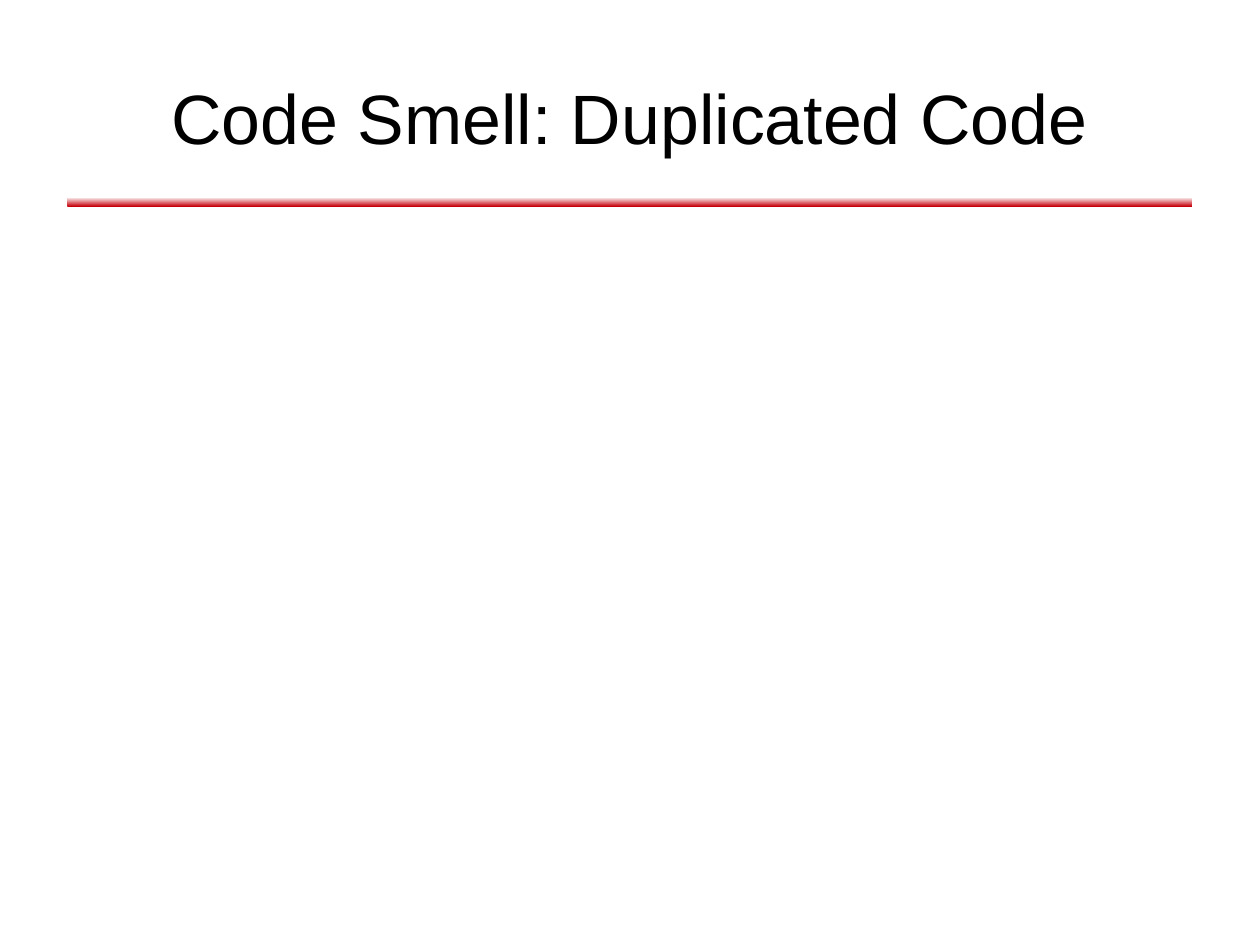
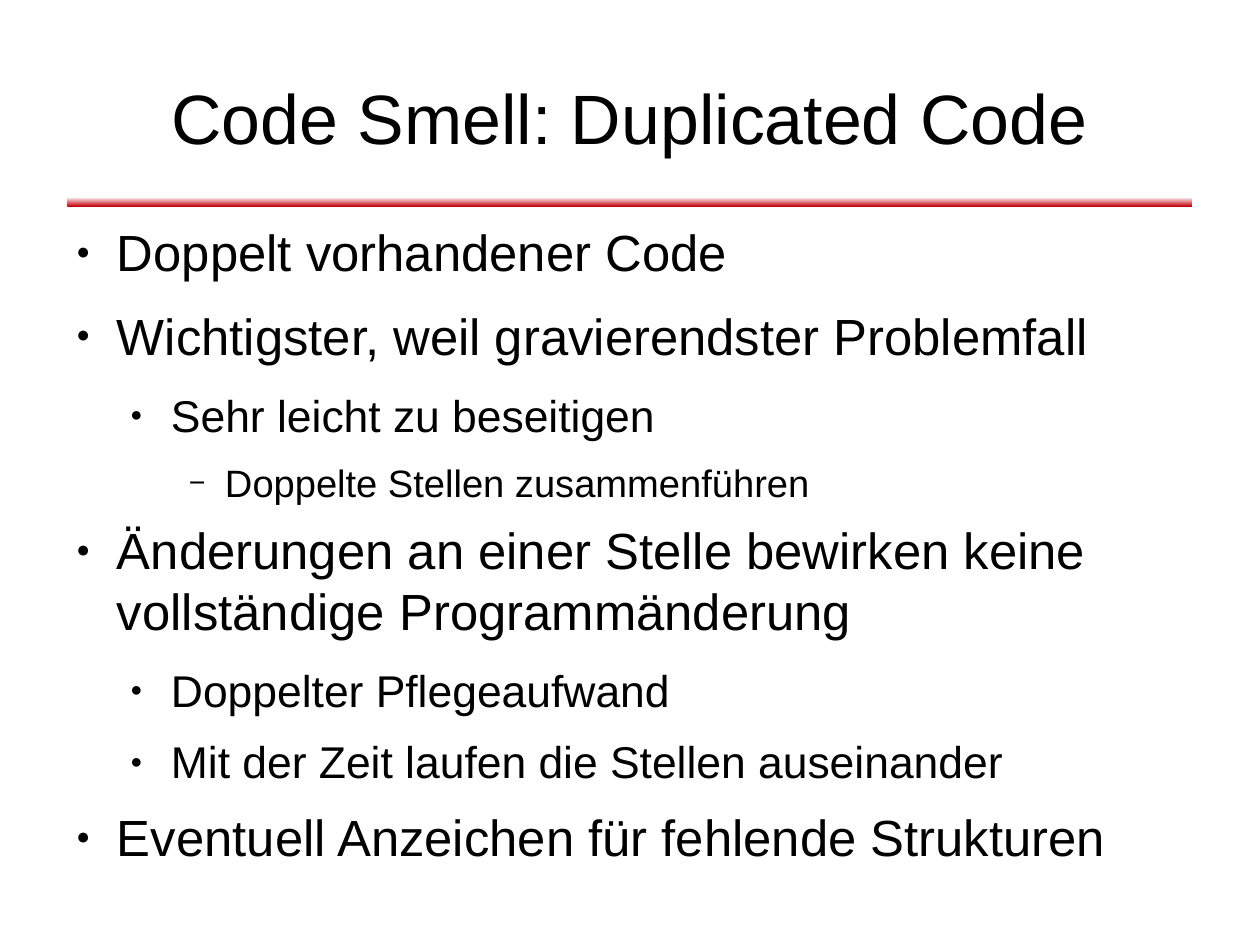
Before and after one commit to dlindner/vorlesung-se2-dhbw, a slide deck: slide 19 of added_2010/Refactoring (2010).odp. Drawn at 1260x945 pixels with LibreOffice and Linux fonts; fonts in the diff are those of the drawing; background and template pictures are left out. Boxes give left, top, right and bottom in pixels: in the first picture for what was removed or moved away, otherwise in the second. Text is boxed around its words. In the diff, an @@ line names an element or a change of style, - is before the commit and + after.

Commit message:
Neue Refactoring-Vorlesung: Smells fast vollständig

```diff
--- a/added_2010/Refactoring (2010).odp
+++ b/added_2010/Refactoring (2010).odp
@@ text added at bbox=[117, 234, 1105, 857], 32 pt, text #000000 @@
+● Doppelt vorhandener Code
+● Wichtigster, weil gravierendster Problemfall
+  ● Sehr leicht zu beseitigen
+    − Doppelte Stellen zusammenführen
+● Änderungen an einer Stelle bewirken keine vollständige Programmänderung
+  ● Doppelter Pflegeaufwand
+  ● Mit der Zeit laufen die Stellen auseinander
+● Eventuell Anzeichen für fehlende Strukturen
```
Also in this commit, not shown: 8 other slides changed, 2 slides added, 1 slide removed, 1 other file.
